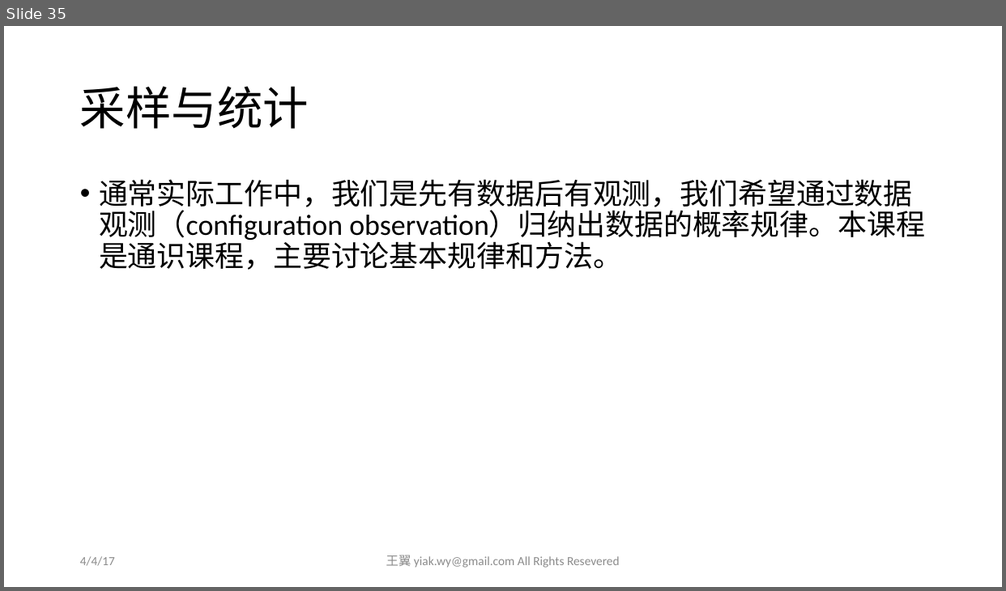
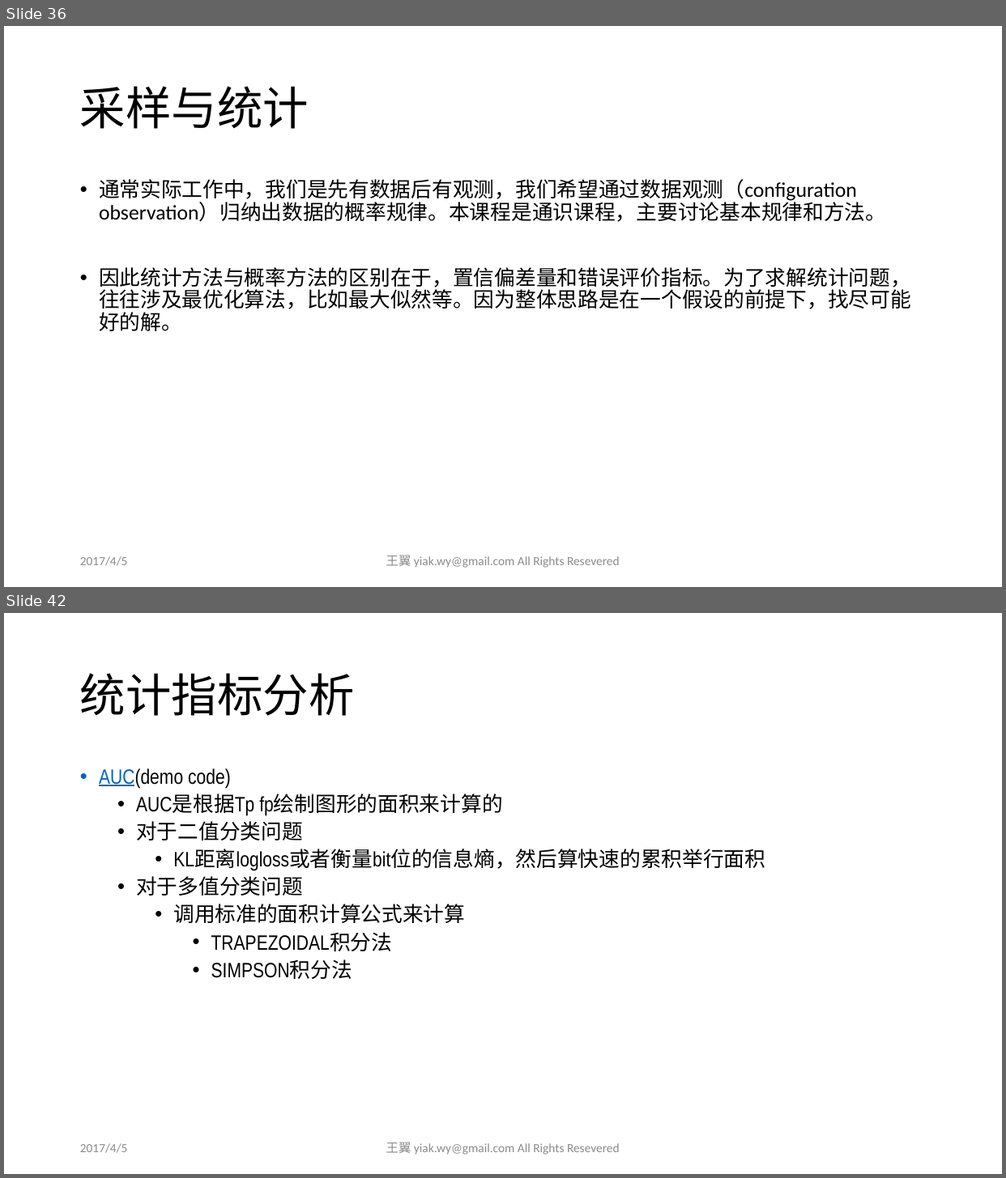
Before and after one commit to yiakwy/yiakwy.github.io, a slide deck: Computing Random Variables/Computing Random Variables.pptx. Shown one above the other, each under a label of ours: slide 35 before the commit, slides 36 and 42 after it; the slides between them are not shown. The pictures are 1006x591 and 1006x1178 pixels, drawn with LibreOffice and Linux fonts; fonts in the diff are those of the drawing. Boxes give left, top, right and bottom in pixels: in the first picture for what was removed or moved away, otherwise in the second. Text is boxed around its words. In the diff, an @@ line names an element or a change of style, - is before the commit and + after.

```diff
--- a/Computing Random Variables/Computing Random Variables.pptx
+++ b/Computing Random Variables/Computing Random Variables.pptx
@@ slide 42 added at (4, 613, 1002, 1174), background #FFFFFF @@
@@ title added at (80, 673, 355, 716), 44 pt, text #000000 @@
+统计指标分析
@@ text added at (99, 769, 765, 979), 20 pt, text #000000 @@
+• AUC(demo code)
+  • AUC是根据Tp fp绘制图形的面积来计算的
+  • 对于二值分类问题
+    • KL距离logloss或者衡量bit位的信息熵，然后算快速的累积举行面积
+  • 对于多值分类问题
+    • 调用标准的面积计算公式来计算
+      • TRAPEZOIDAL积分法
+      • SIMPSON积分法
@@ text added at (80, 1144, 128, 1153), 12 pt, text #8C8C8C @@
+2017/4/5
@@ text added at (386, 1142, 620, 1155), 12 pt, text #8C8C8C @@
+王翼 yiak.wy@gmail.com All Rights Resevered
@@ what was slide 35 is now slide 36 @@
@@ slide 36 changed as well @@
@@ text at (99, 179, 886, 222): size 28 to 20 pt in "通常实际工作中，我们是先有数据后有观测，我们希望通过数据观测（configuration observation）归纳出 ..." @@
@@ text at (99, 267, 911, 331): paragraph added @@
+• 因此统计方法与概率方法的区别在于，置信偏差量和错误评价指标。为了求解统计问题，往往涉及最优化算法，比如最大似然等。因为整体思路是在一个假设的前提下，找尽可能好的解。
@@ text at (80, 557, 128, 566): text changed @@
-4/4/17
+2017/4/5
```
Also in this commit, not shown: 34 other slides changed, 19 other slides added.
